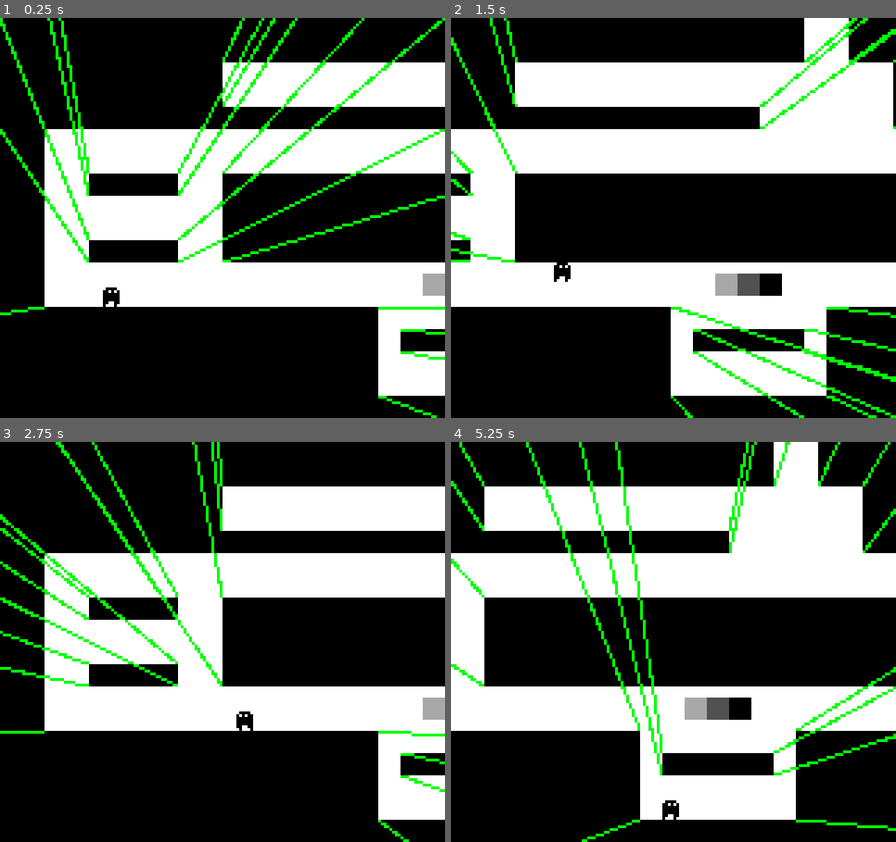
Above: before the commit, frames 1-4 (two rows, left to right).
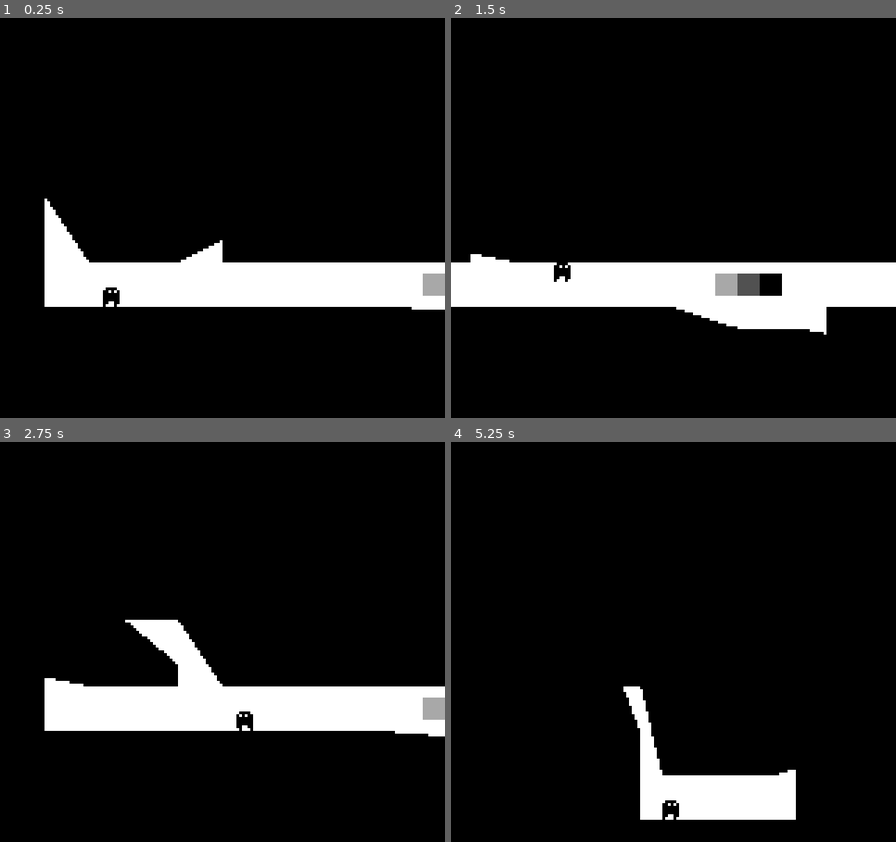
Above: after the commit, the same moments.

Repository: Mayflowers701/GBJam11
Game: Godot game, scene res://GBJam11.tscn
Two runs of this game, one before a commit and one after it. Both use one fixed random seed, a clock stepped at 60 frames per second and the inputs below.
Inputs:
- Up to frame 1 (0.25 s): no input
- Up to frame 2 (1.5 s): tap Enter at 0.5 s; hold Right (game_right) from 0.53 s (still down); tap Z (game_z) at 0.6, 1.35 s; tap Up (game_up) at 0.77 s
- Up to frame 3 (2.75 s): tap Up (game_up) at 1.52 s; release Right (game_right) at 2.03 s; hold Left (game_left) from 2.03 s (still down); tap Z (game_z) at 2.1 s
- Up to frame 4 (5.25 s): release Left (game_left) at 2.78 s; hold Right (game_right) 2.78-4.28 s; tap Z (game_z) every 0.75 s from 2.85 to 5.1 s; tap Up (game_up) at 3.02, 3.77, 4.52 s; hold Left (game_left) 4.28-5.03 s; hold Right (game_right) from 5.03 s (still down)

The runs differ from the first frame. In frame 1, 26% of the frame differs, in the area x 0-100%, y 0-100%; in frame 2, 32%; in frame 3, 25%; in frame 4, 39%.

Commit message:
Dynamic Shadows!

Diff:
--- a/DynamicLight.gd
+++ b/DynamicLight.gd
@@ -6,7 +6,7 @@
 var parentPos
 var shadowPoints
 var shadowColor = [Color(0,0,0,1)]
-var lightWidth = 150
+var lightWidth = 200
 var lightDirection = 0.0
 
 var testPoly
@@ -33,7 +33,7 @@
 	#draw_line(Vector2(5*playerFacing, 0), Vector2(160*playerFacing, -144), Color.GREEN, 1.0)
 	#draw_line(Vector2(5*playerFacing, 0), Vector2(160*playerFacing, 144), Color.GREEN, 1.0)
 
-	shadowPoints = [Vector2(0*playerFacing,- …(401 unchanged characters)…
+	#shadowPoints = [Vector2(0*playerFacing,- …(401 unchanged characters)…
 	#draw_polygon(shadowPoints, shadowColor)
 
 
@@ -47,19 +47,57 @@
 			if child is CollisionPolygon2D:
 				var space_state = get_world_2d().direct_space_state
 				var poly = child.polygon
-				for point in poly:
+
+				for pt_index in child.polygon.size():
 					"""
 					var query = PhysicsRayQueryParameters2D.create(Vector2(0, 0), Vector2(point.x, point.y))
 					var result = space_state.intersect_ray(query)
 					if result:
 						draw_line(Vector2(0, 0), Vector2(result.position.x - get_parent().position.x, result.position.y - get_parent().position.y), Color.GREEN, 1.0)
 					"""
+					var point = child.polygon[pt_index]
+					var nextPoint
+
+					# If we're at the end of the polygon, the first vertex is next
+					if pt_index < child.polygon.size()-1:
+						nextPoint = child.polygon[pt_index+1]
+					else:
+						nextPoint = child.polygon[0]
+
+					var projectDistance = 1600
 
 					# Get x proportion from player compared to edge of screen
-					var ratio = 160 / (point.x - get_parent().position.x)
+					var ratio = projectDistance / (point.x - get_parent().position.x)
 					var height = ratio*(point.y - get_parent().position.y)
+					var shadowDir = sign(ratio)
+					if shadowDir == 0:
+						shadowDir = 1;
 
-					draw_line(Vector2(160*sign(ratio), height*sign(ratio)), Vector2(point.x - get_parent().position.x, point.y - get_parent().position.y), Color.GREEN, 1.0)
+					var nextRatio = projectDistance / (nextPoint.x - get_parent().position.x)
+					var nextHeight = nextRatio*(nextPoint.y - get_parent().position.y)
+					var nextShadowDir = sign(nextRatio)
+					if nextShadowDir == 0:
+						nextShadowDir = 0
+
+					# Create our four points for our polygon
+					# This point
+					var A = Vector2(point.x - get_parent().position.x, point.y - get_parent().position.y)
+					# It's vanishing extension
+					var B = Vector2(projectDistance*shadowDir, height*shadowDir)
+					# The nex point's vanishing extension
+					var D = Vector2(nextPoint.x - get_parent().position.x, nextPoint.y - get_parent().position.y)
+					# The next point
+					var C = Vector2(projectDistance*nextShadowDir, nextHeight*nextShadowDir)
+
+					draw_polygon([A,B,C],shadowColor)
+					draw_polygon([A,C,D],shadowColor)
+
+					#draw_line(A,B,Color.GREEN, 1.0)
+					#draw_line(B,C,Color.RED, 1.0)
+					#draw_line(C,D,Color.GREEN, 1.0)
+					#draw_line(D,A,Color.GREEN, 1.0)
+
+					#draw_line(Vector2(160*shadowDir, height*shadowDir), Vector2(point.x - get_parent().position.x, point.y - get_parent().position.y), Color.GREEN, 1.0)
 
 
 
--- a/Player.gd
+++ b/Player.gd
@@ -12,6 +12,7 @@
 var lightSpeed = 0.1
 
 func _ready():
+	$ShadowOverlay.hide()
 	pass
 
 func _physics_process(delta):
@@ -40,9 +41,11 @@
 	if(direction < 0):
 		facing = -1
 		$AnimatedSprite2D.flip_h = true
+		$ShadowOverlay.flip_h = true
 	elif(direction > 0):
 		facing = 1
 		$AnimatedSprite2D.flip_h = false
+		$ShadowOverlay.flip_h = false
 
 	#Update Light Direction (see DynamicLight for effects)
 	if(Input.is_action_pressed("game_up")):
--- a/Player.tscn
+++ b/Player.tscn
@@ -1,9 +1,10 @@
-[gd_scene load_steps=8 format=3 uid="uid://42grynypajcv"]
+[gd_scene load_steps=11 format=3 uid="uid://42grynypajcv"]
 
 [ext_resource type="Script" path="res://Player.gd" id="1_xtmtc"]
 [ext_resource type="Texture2D" uid="uid://ht7b48hsdkn" path="res://PlayerPlaceholder.png" id="2_4ybbo"]
 [ext_resource type="Script" path="res://GameCamera.gd" id="3_ouqkk"]
 [ext_resource type="Script" path="res://DynamicLight.gd" id="4_jombq"]
+[ext_resource type="Texture2D" uid="uid://57rao52pmhbc" path="res://ShadowMap.png" id="4_ytouy"]
 
 [sub_resource type="AtlasTexture" id="AtlasTexture_pmfbs"]
 atlas = ExtResource("2_4ybbo")
@@ -22,6 +23,21 @@
 
 [sub_resource type="RectangleShape2D" id="RectangleShape2D_kmfub"]
 size = Vector2(6, 7)
+
+[sub_resource type="AtlasTexture" id="AtlasTexture_34gw8"]
+atlas = ExtResource("4_ytouy")
+region = Rect2(0, 0, 400, 400)
+
+[sub_resource type="SpriteFrames" id="SpriteFrames_032y8"]
+animations = [{
+"frames": [{
+"duration": 1.0,
+"texture": SubResource("AtlasTexture_34gw8")
+}],
+"loop": true,
+"name": &"default",
+"speed": 5.0
+}]
 
 [node name="Player" type="CharacterBody2D"]
 script = ExtResource("1_xtmtc")
@@ -43,6 +59,9 @@
 position_smoothing_speed = 2.0
 script = ExtResource("3_ouqkk")
 
+[node name="ShadowOverlay" type="AnimatedSprite2D" parent="."]
+sprite_frames = SubResource("SpriteFrames_032y8")
+
 [node name="DynamicLight" type="Control" parent="."]
 layout_mode = 3
 anchors_preset = 0
Binary file added: ShadowMap.png
Not shown, added: ShadowMap.png.import
Not shown, changed: export_presets.cfg
